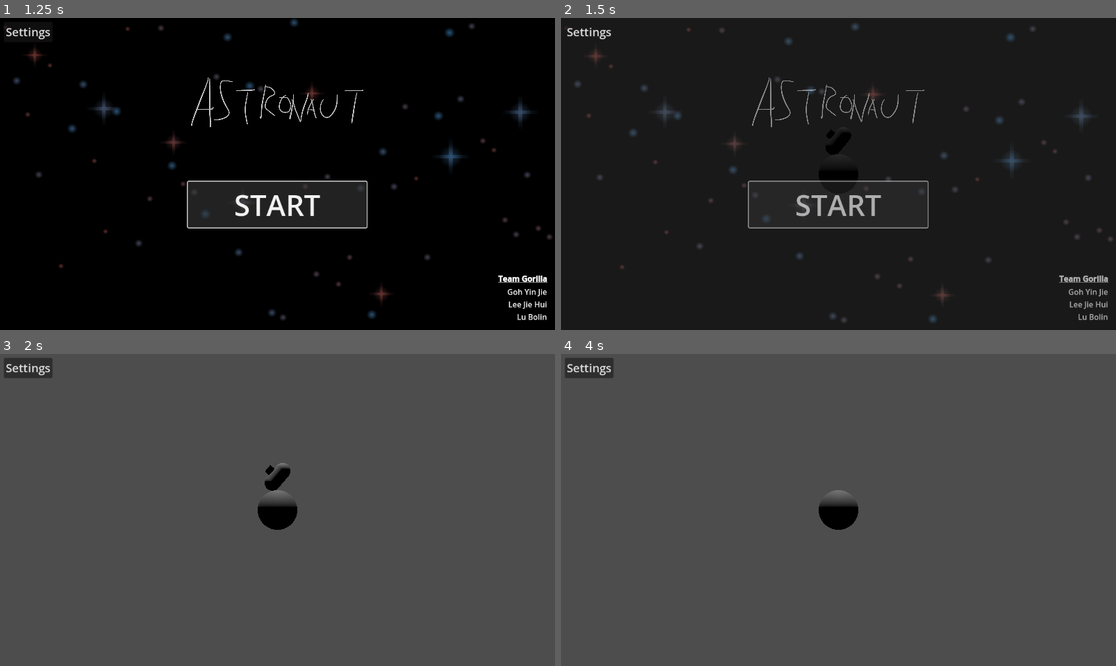
Above: before the commit, frames 1-4 (two rows, left to right).
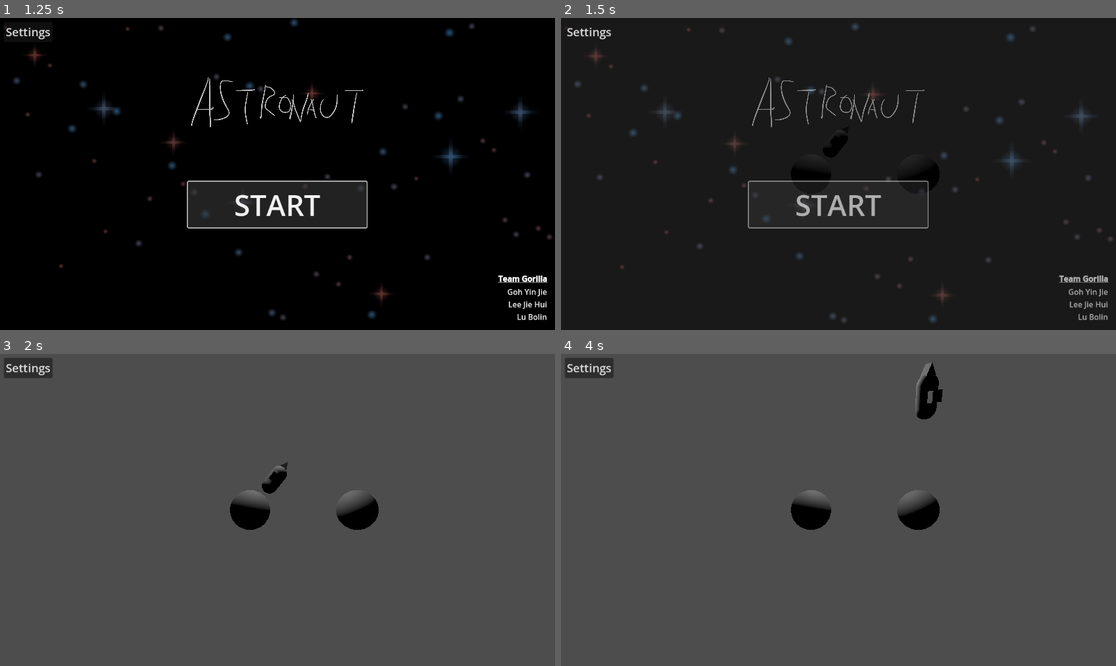
Above: after the commit, the same moments.

Repository: LuBolin/gdg-summer-jam
Game: Godot game, scene res://main.tscn
The game is run twice, just before and just after one commit, with the same random seed, the same clock (stepped at 60 frames per second) and the same inputs.
Inputs:
- Up to frame 1 (1.25 s): click "START" at 0.5 s
- Up to frame 2 (1.5 s): click "START" at 1.25 s
- Up to frame 3 (2 s): no input
- Up to frame 4 (4 s): tap Enter (ui_accept) at 2, 2.27, 2.3, 2.57, 2.85, 3.02, 3.32, 3.8 s; hold Right (ui_right) 2.03-2.78 s; tap End (ui_end) at 2.1, 3.05, 3.6 s; hold Down (ui_down) 2.78-3.53 s; hold Right (ui_right) from 3.53 s (still down)

Frame 1 is identical in both runs. In frame 2, 0.6% of the frame differs, in the area x 41-69%, y 35-56%; in frame 3, 1.6%; in frame 4, 2.0%, in the area x 41-69%, y 2-57%.

Commit message:
working gravity movement

Diff:
--- a/Player.gd
+++ b/Player.gd
@@ -2,11 +2,9 @@
 
 
 const SPEED = 1.0
-const JUMP_VELOCITY = 4.5
+const JUMP_VELOCITY = 1.5
 const turn_rate = 30
-
-var up_vector : Vector3 = Vector3(0, 1, 0)
-var front_vector : Vector3 = Vector3(1, 0, 0)
+var yvel = 0
 
 var cog : Node3D
 
@@ -14,36 +12,59 @@
 	# Get the input direction and handle the movement/deceleration.
 	# As good practice, you should replace UI actions with custom gameplay actions.
 	var input_dir = Input.get_vector("ui_left", "ui_right", "ui_up", "ui_down")
-	var direction = (transform.basis * Vector3(input_dir.x, 0, input_dir.y)).normalized()
+	var direction = (Vector3(-input_dir.x, 0, input_dir.y)).normalized()
 	#print(direction) #up z -1, left x -1
+
+	if cog:
+		var gravity_vector = cog.position - position
+		if not gravity_vector.normalized().is_equal_approx(transform.basis.y):
+			var new_basis = Basis(gravity_vector.cross(transform.basis.z).normalized(), -gravity_vector.normalized(), transform.basis.z).orthonormalized()
+			transform.basis = new_basis
+			#transform.basis = transform.basis.slerp(new_basis, 10).orthonormalized()
+			#transform.basis = transform.basis.looking_at(-transform.basis.z, -gravity_vector)
+
+	if not is_on_planet():
+		yvel -= delta
+	else:
+		yvel = 0
+		if Input.is_action_just_pressed("ui_end"):
+			yvel = JUMP_VELOCITY
+	#print(basis)
 	if direction:
 		velocity.x = direction.x * SPEED
 		velocity.z = direction.z * SPEED
+	else:
+		velocity.x = move_toward(velocity.x, 0, SPEED)
+		velocity.z = move_toward(velocity.z, 0, SPEED)
+	velocity = get_velocity_basis(Vector3(velocity.x, yvel, velocity.z))
+	move_and_slide()
 
-	if cog:
-		#gravity thing here
-		var gravity_vector = cog.position - position
-		var cross = gravity_vector.cross(up_vector).normalized()
-		var angle = PI - up_vector.signed_angle_to(gravity_vector, cross)
-		print(angle)
-		up_vector = up_vector.rotated(cross, angle * delta)
-		front_vector = front_vector.rotated(cross, angle * delta)
-		if not is_on_planet():
-			velocity += (cog.position - position).normalized() * 2 * delta
+	#if cog:
+		##gravity thing here
+		#var gravity_vector = cog.position - position
+		#var cross = gravity_vector.cross(up_vector).normalized()
+		#var angle = PI - up_vector.signed_angle_to(gravity_vector, cross)
+		#up_vector = -gravity_vector.normalized()
+		#front_vector = (front_vector - (front_vector.dot(up_vector)) * up_vector.normalized()).normalized()
+		#if not is_on_planet():
+			#velocity += (cog.position - position).normalized() * 5 * delta
+	#if direction:
+		#front_vector = front_vector.rotated(up_vector, turn_rate * delta * direction.x)
+	#print(is_on_planet())
+	#$vectorup.look_at((up_vector) * 10)
+	#look_at(front_vector + position)
+	#if Input.is_action_just_pressed("ui_accept") and is_on_floor():
+	#move_and_slide()
+	## Handle jump.
 
-	look_at(front_vector - position)
-	move_and_slide()
-	# Handle jump.
-	if Input.is_action_just_pressed("ui_accept") and is_on_floor():
-		velocity.y = JUMP_VELOCITY
-
-
+func get_velocity_basis(vector):
+	return Vector3(vector.x * transform.basis.x + vector.y * transform.basis.y + vector.z * transform.basis.z)
 
 
 func is_on_planet():
-	if cog == null:
+	if cog == null or $RayCast3D.get_collider() == null:
 		return false
-	return $RayCast3D.get_collider() == cog
+	return $RayCast3D.get_collider().get_parent() == cog
 
 func set_cog(planet):
 	cog = planet
--- a/main.tscn
+++ b/main.tscn
@@ -17,12 +17,16 @@
 autoplay = true
 
 [node name="Player" parent="." instance=ExtResource("4_jhnrw")]
-transform = Transform3D(1, 0, 0, 0, 1, 0, 0, 0, 1, 0, 0.611408, 0.0269565)
+transform = Transform3D(1, 0, 0, 0, 1, 0, 0, 0, 1, 0, 0.439845, -0.0423991)
 
 [node name="GravField" parent="." instance=ExtResource("4_ogy1w")]
+transform = Transform3D(1, 0, 0, 0, 1, 0, 0, 0, 1, -0.343923, 0, 0)
 
 [node name="Camera3D" type="Camera3D" parent="."]
 transform = Transform3D(1, 0, 0, 0, 1, 0, 0, 0, 1, 0, 0, 2.56914)
 
 [node name="OmniLight3D" type="OmniLight3D" parent="."]
 transform = Transform3D(1, 0, 0, 0, 1, 0, 0, 0, 1, 0, 2.02054, 0)
+
+[node name="GravField2" parent="." instance=ExtResource("4_ogy1w")]
+transform = Transform3D(1, 0, 0, 0, 1, 0, 0, 0, 1, 1, 0, 0)
--- a/player.tscn
+++ b/player.tscn
@@ -13,7 +13,12 @@
 [sub_resource type="BoxMesh" id="BoxMesh_8rrwg"]
 size = Vector3(0.1, 0.1, 0.1)
 
+[sub_resource type="PrismMesh" id="PrismMesh_qdayc"]
+size = Vector3(0.1, 0.1, 0.1)
+
 [node name="Player" type="CharacterBody3D"]
+axis_lock_angular_x = true
+axis_lock_angular_z = true
 script = ExtResource("1_3u122")
 
 [node name="MeshInstance3D" type="MeshInstance3D" parent="."]
@@ -23,7 +28,13 @@
 shape = SubResource("CapsuleShape3D_65igt")
 
 [node name="RayCast3D" type="RayCast3D" parent="."]
+transform = Transform3D(1, 0, 0, 0, 1, 0, 0, 0, 1, 0, -0.150417, 0)
+target_position = Vector3(0, -0.1, 0)
 
 [node name="MeshInstance3D2" type="MeshInstance3D" parent="."]
 transform = Transform3D(1, 0, 0, 0, 1, 0, 0, 0, 1, 0, 0, 0.109321)
 mesh = SubResource("BoxMesh_8rrwg")
+
+[node name="MeshInstance3D3" type="MeshInstance3D" parent="."]
+transform = Transform3D(1, 0, 0, 0, 1, 0, 0, 0, 1, 0, 0.227484, 0)
+mesh = SubResource("PrismMesh_qdayc")
Not shown: 1 places in player.tscn that only renumber resources
